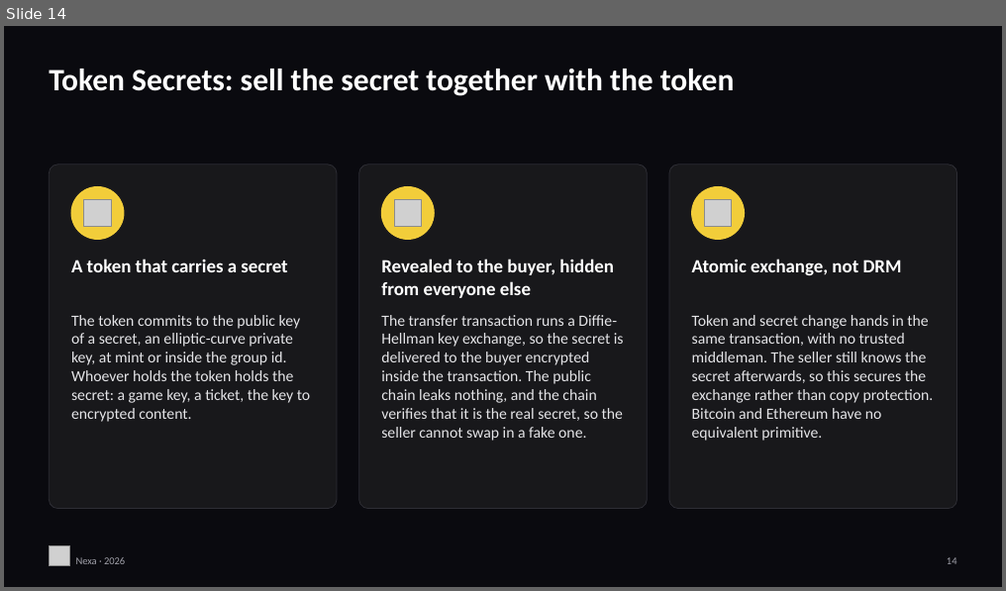
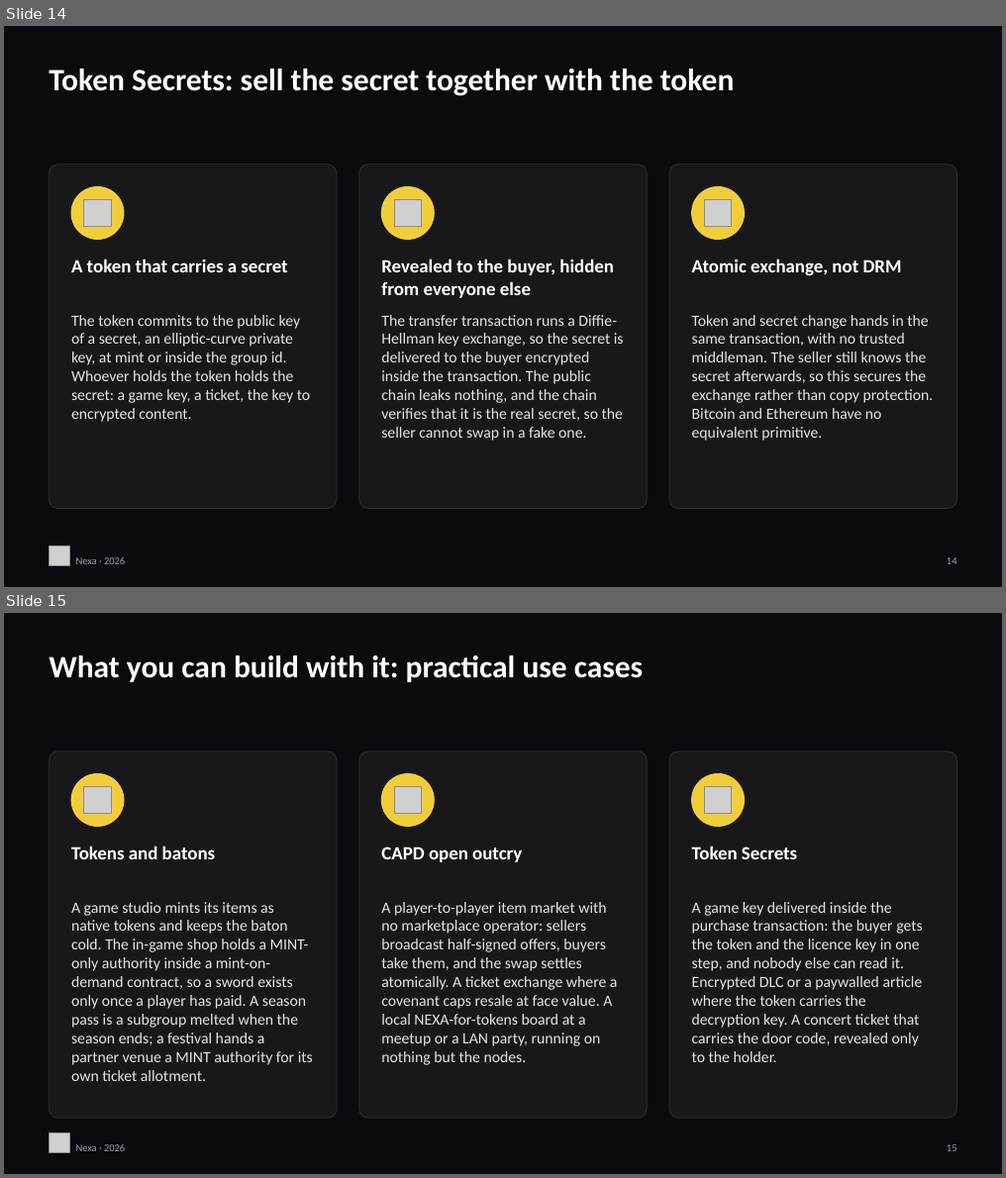
Before and after one commit to jQrgen/presentations, a slide deck: docs/nexa-vs-bitcoin-ethereum/Nexa-vs-Bitcoin-Ethereum.pptx. Shown one above the other, each under a label of ours: slide 14 before the commit, slides 14 and 15 after it. The pictures are 1006x591 and 1006x1178 pixels, drawn with LibreOffice and Linux fonts; fonts in the diff are those of the drawing; grey boxes stand for pictures. Boxes give left, top, right and bottom in pixels: in the first picture for what was removed or moved away, otherwise in the second. Text is boxed around its words. In the diff, an @@ line names an element or a change of style, - is before the commit and + after.

Commit message:
Nexa deck: practical use cases slide (20 slides)

```diff
--- a/docs/nexa-vs-bitcoin-ethereum/Nexa-vs-Bitcoin-Ethereum.pptx
+++ b/docs/nexa-vs-bitcoin-ethereum/Nexa-vs-Bitcoin-Ethereum.pptx
@@ slide 15 added at box(4, 613, 1002, 1174), background #0A0A0F @@
@@ text added at box(49, 656, 643, 682), 30 pt, text #FFFFFF, bold @@
+What you can build with it: practical use cases
@@ rounded rectangle added at box(49, 752, 337, 1118), fill #18181B, outline #2E2E35 0.75 pt @@
@@ rounded rectangle added at box(358, 752, 647, 1118), fill #18181B, outline #2E2E35 0.75 pt @@
@@ rounded rectangle added at box(669, 752, 957, 1118), fill #18181B, outline #2E2E35 0.75 pt @@
@@ ellipse added at box(71, 774, 124, 827), fill #F2CD3A, outline #F2CD3A 1 pt @@
@@ picture added at box(84, 786, 111, 814) @@
@@ ellipse added at box(381, 774, 434, 827), fill #F2CD3A, outline #F2CD3A 1 pt @@
@@ picture added at box(394, 786, 421, 814) @@
@@ ellipse added at box(692, 774, 745, 827), fill #F2CD3A, outline #F2CD3A 1 pt @@
@@ picture added at box(705, 786, 732, 814) @@
@@ text added at box(71, 846, 215, 860), 18 pt, text #FFFFFF, bold @@
+Tokens and batons
@@ text added at box(381, 847, 522, 862), 18 pt, text #FFFFFF, bold @@
+CAPD open outcry
@@ text added at box(692, 846, 797, 860), 18 pt, text #FFFFFF, bold @@
+Token Secrets
@@ text added at box(71, 902, 313, 1081), 15 pt, text #E4E4E7 @@
+A game studio mints its items as native tokens and keeps the baton cold. The in-game shop holds a MINT-only authority inside a mint-on-demand contract, so a sword exists only once a player has paid. A season pass is a subgroup melted when the season ends; a festival hands a partner venue a MINT authority for its own ticket allotment.
@@ text added at box(381, 902, 618, 1065), 15 pt, text #E4E4E7 @@
+A player-to-player item market with no marketplace operator: sellers broadcast half-signed offers, buyers take them, and the swap settles atomically. A ticket exchange where a covenant caps resale at face value. A local NEXA-for-tokens board at a meetup or a LAN party, running on nothing but the nodes.
@@ text added at box(692, 902, 923, 1062), 15 pt, text #E4E4E7 @@
+A game key delivered inside the purchase transaction: the buyer gets the token and the licence key in one step, and nobody else can read it. Encrypted DLC or a paywalled article where the token carries the decryption key. A concert ticket that carries the door code, revealed only to the holder.
@@ picture added at box(49, 1134, 70, 1154) @@
@@ text added at box(76, 1145, 125, 1152), 10 pt, text #A1A1AA @@
+Nexa · 2026
@@ text added at box(946, 1145, 957, 1152), 10 pt, text #A1A1AA @@
+15
```
Also in this commit, not shown: 5 slides changed, 21 other files.
